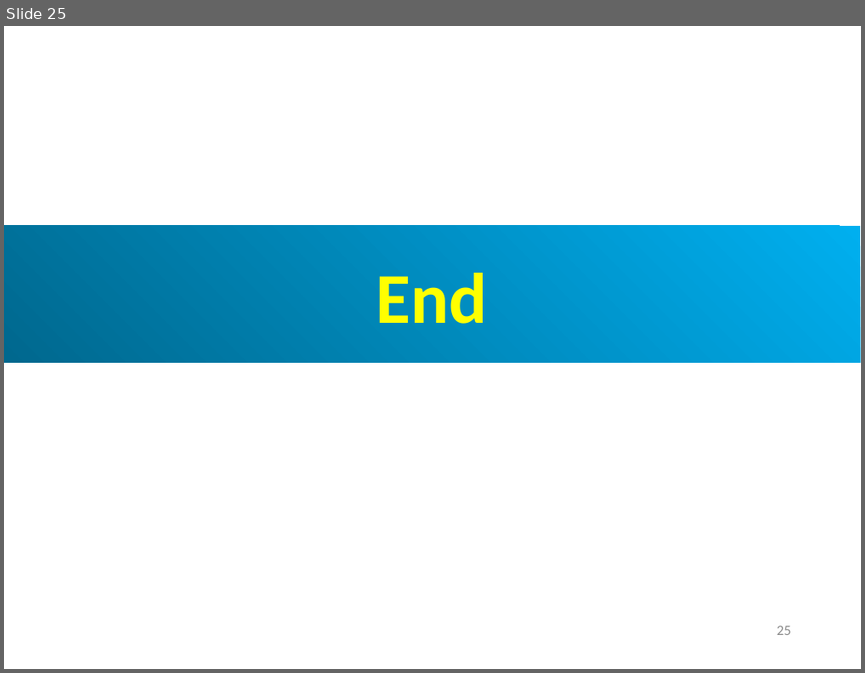
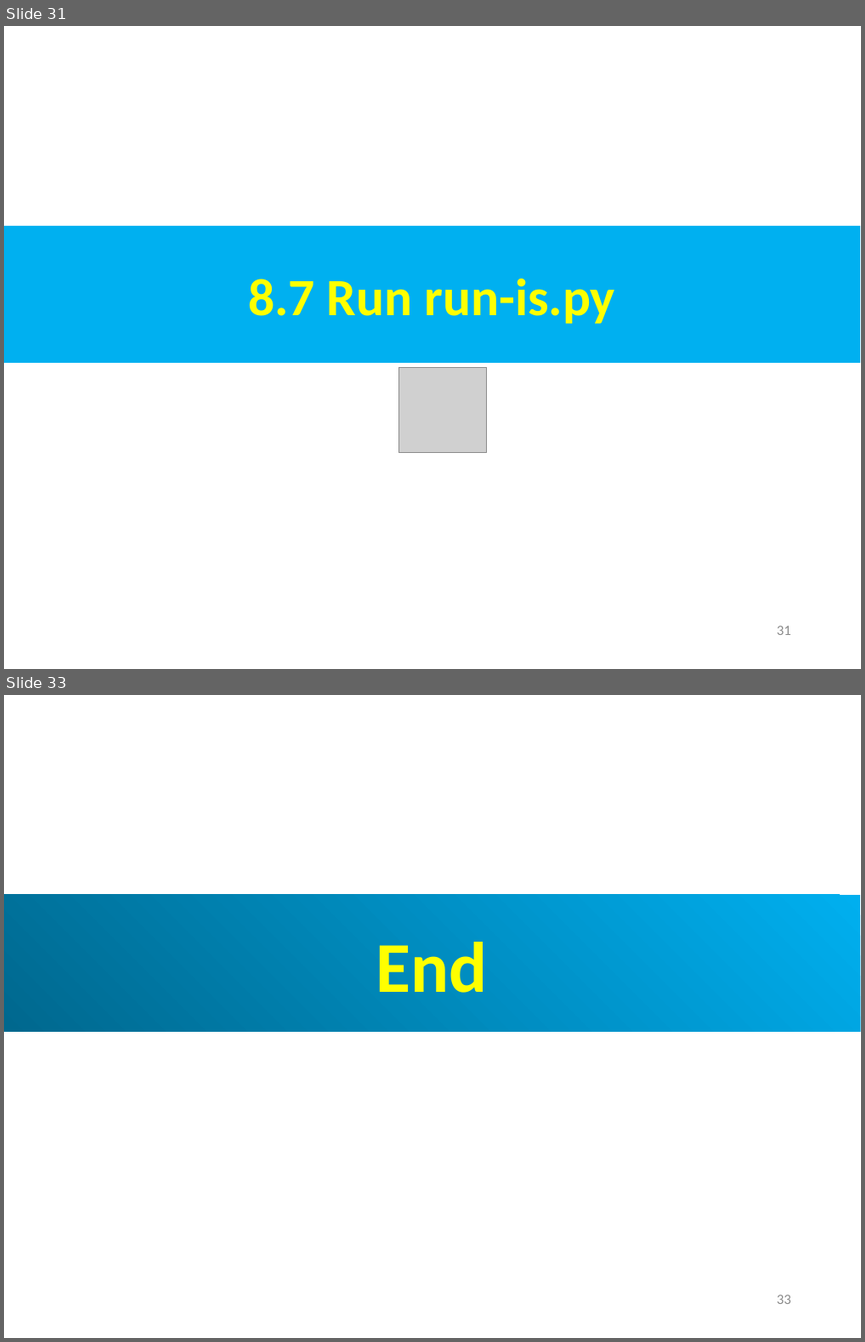
Before and after one commit to peterhchen/AIU_CS850_Gem5_McPAT, a slide deck: 050_Gem5/008.CacheMod/000_Video/008.CacheMod.ppt. Shown one above the other, each under a label of ours: slide 25 before the commit, slides 31 and 33 after it; the slides between them are not shown. The pictures are 865x673 and 865x1342 pixels, drawn with LibreOffice and Linux fonts; fonts in the diff are those of the drawing; grey boxes stand for pictures. Boxes give left, top, right and bottom in pixels: in the first picture for what was removed or moved away, otherwise in the second. Text is boxed around its words. In the diff, an @@ line names an element or a change of style, - is before the commit and + after.

```diff
--- a/050_Gem5/008.CacheMod/000_Video/008.CacheMod.ppt
+++ b/050_Gem5/008.CacheMod/000_Video/008.CacheMod.ppt
@@ slide 31 added at box(4, 26, 861, 669), background #FFFFFF @@
@@ rectangle added at box(4, 226, 860, 363), fill #00B0F0, 44 pt, text #FFFF00, bold @@
+8.7 Run run-is.py
@@ picture added at box(399, 368, 487, 453) @@
@@ page number added at box(777, 625, 791, 635), 12 pt, text #8B8B8B @@
+31
@@ what was slide 25 is now slide 33 @@
@@ page number at box(777, 1294, 791, 1304): text changed @@
-25
+33
```
Also in this commit, not shown: 1 slide changed, 7 other slides added.
